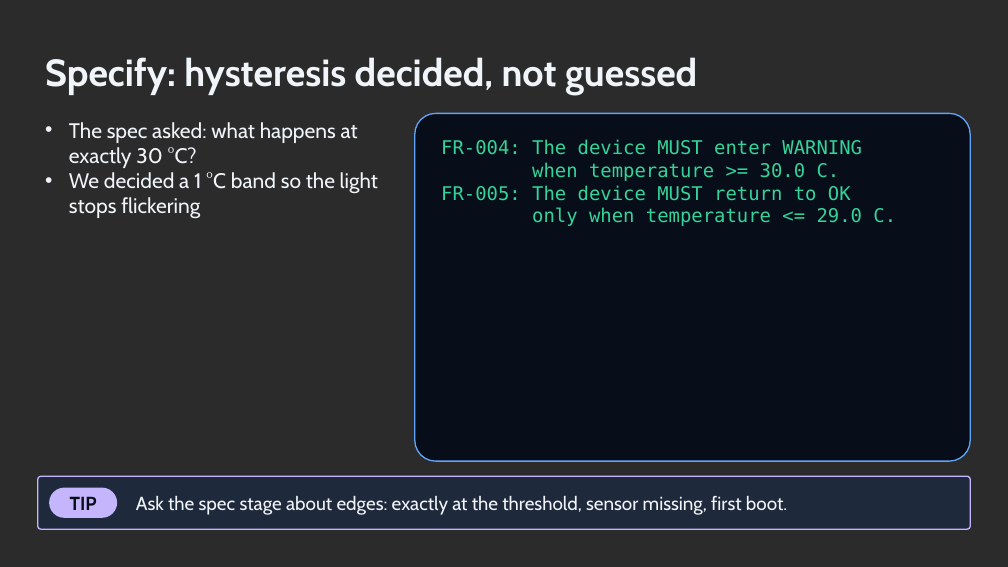
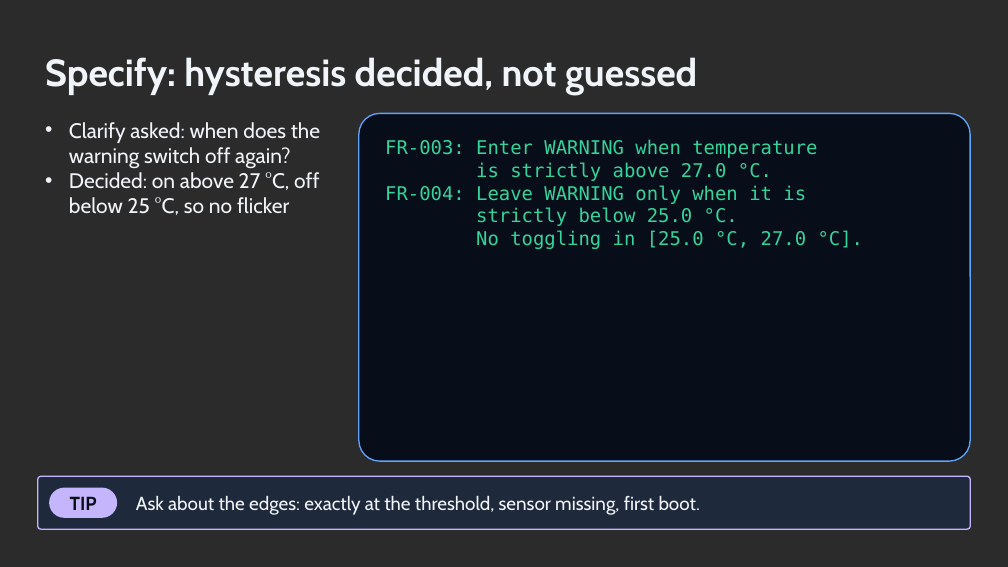
Before and after one commit to ronyronen/speckit-claude-presentation, a slide deck: slide 15 of presentation/speckit-workshop.pptx. Drawn at 1008x567 pixels with LibreOffice and Linux fonts; fonts in the diff are those of the drawing; background and template pictures are left out; a plain dark background stands for a picture behind light text. Boxes give left, top, right and bottom in pixels: in the first picture for what was removed or moved away, otherwise in the second. Text is boxed around its words. In the diff, an @@ line names an element or a change of style, - is before the commit and + after.

```diff
--- a/presentation/speckit-workshop.pptx
+++ b/presentation/speckit-workshop.pptx
@@ rounded rectangle: place and size @@
-rounded rectangle at (415, 113, 971, 461)
+rounded rectangle at (359, 113, 971, 461)
@@ text at (69, 122, 320, 215): text changed @@
-• The spec asked: what happens at exactly 30 °C?
-• We decided a 1 °C band so the light stops flickering
+• Clarify asked: when does the warning switch off again?
+• Decided: on above 27 °C, off below 25 °C, so no flicker
@@ text at (385, 139, 864, 249): text changed @@
-FR-004: The device MUST enter WARNING
-when temperature >= 30.0 C.
-FR-005: The device MUST return to OK
-only when temperature <= 29.0 C.
+FR-003: Enter WARNING when temperature
+is strictly above 27.0 °C.
+FR-004: Leave WARNING only when it is
+strictly below 25.0 °C.
+No toggling in [25.0 °C, 27.0 °C].
@@ text at (136, 496, 700, 515): text changed @@
-Ask the spec stage about edges: exactly at the threshold, sensor missing, first boot.
+Ask about the edges: exactly at the threshold, sensor missing, first boot.
```
Also in this commit, not shown: 27 other slides changed, 3 slides added, 3 slides removed, 2 other files.
